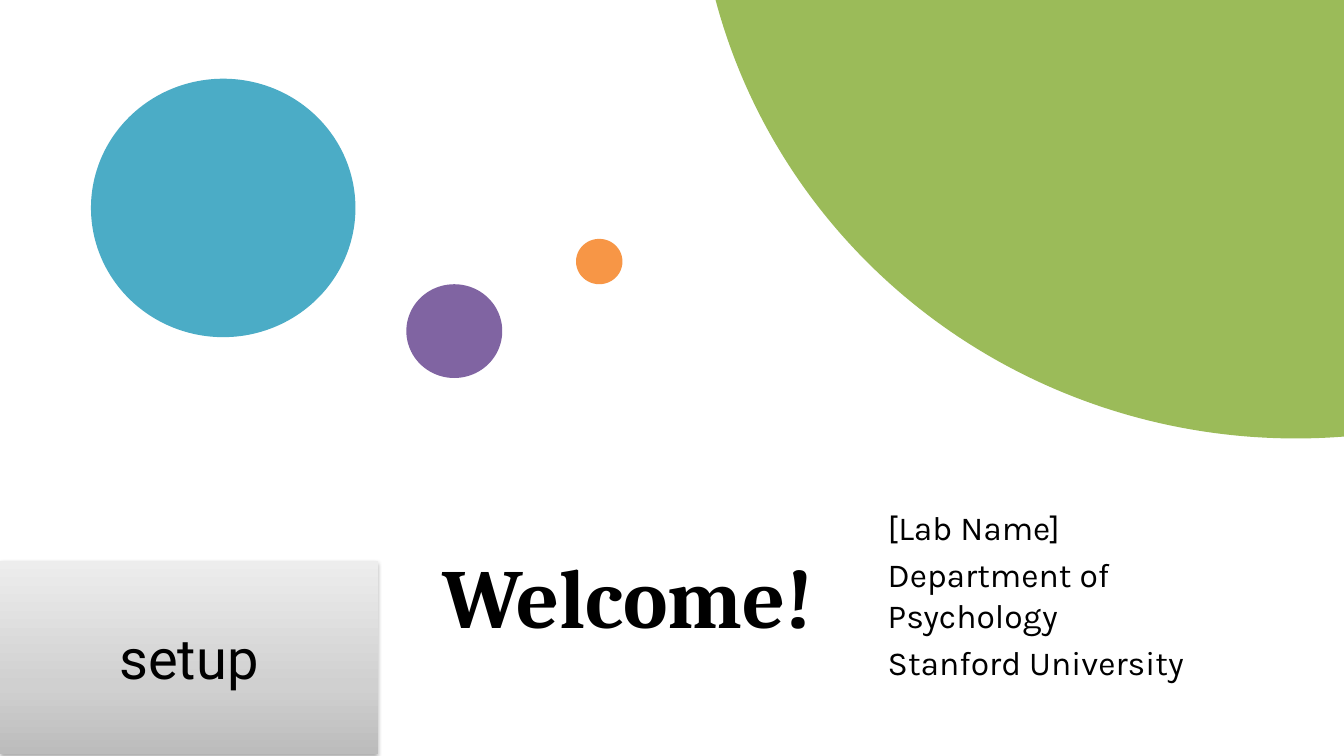
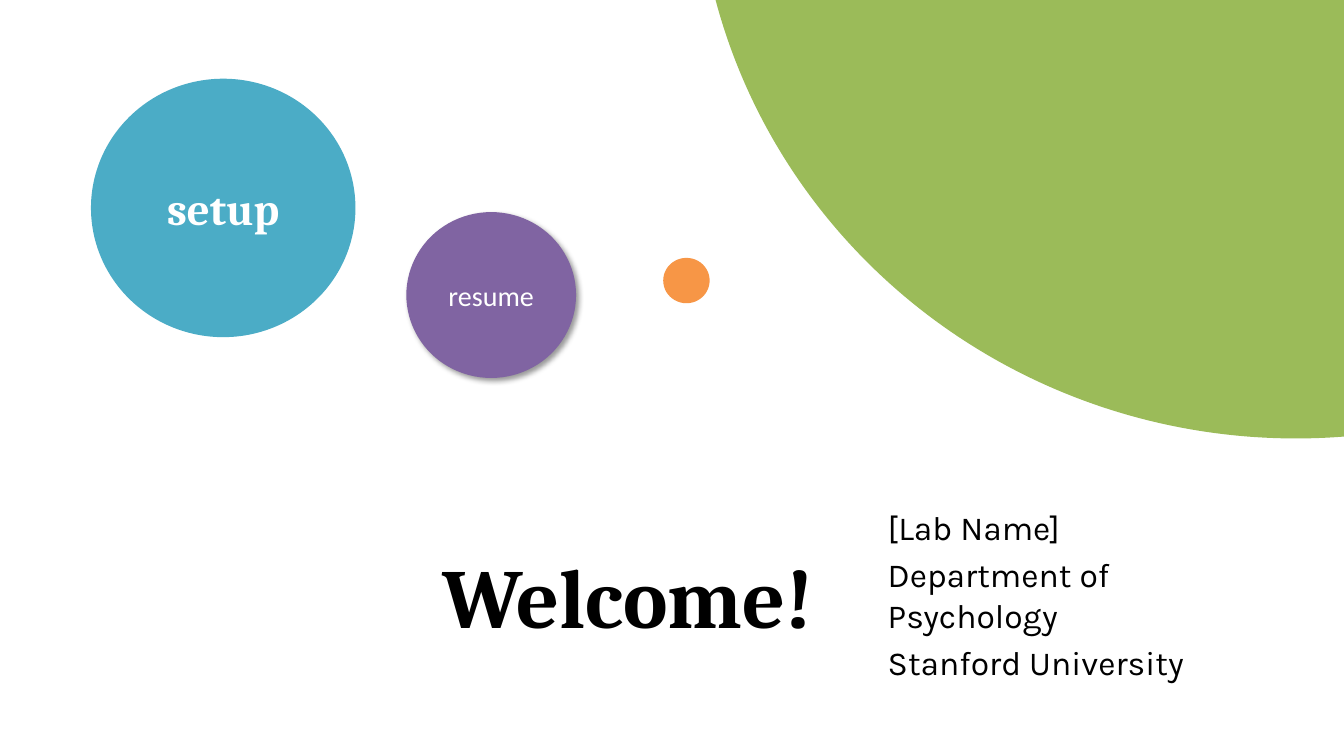
Before and after one commit to mariannazhang/PowerPoint-auto-coding, a slide deck: slide 1 of stimuli.pptm. Drawn at 1344x756 pixels with LibreOffice and Linux fonts; fonts in the diff are those of the drawing. Boxes give left, top, right and bottom in pixels: in the first picture for what was removed or moved away, otherwise in the second. Text is boxed around its words. In the diff, an @@ line names an element or a change of style, - is before the commit and + after.

Commit message:
make setup save to excel to keep participants blind to condition

```diff
--- a/stimuli.pptm
+++ b/stimuli.pptm
@@ text in ellipse at <box>167,199,279,235</box>: text added @@
+setup
@@ ellipse "resume": place and size @@
-ellipse "resume" at <box>406,284,502,378</box>
+ellipse "resume" at <box>406,212,576,378</box>
@@ ellipse "resume" at <box>406,212,576,378</box>: shadow on @@
@@ ellipse: place and size @@
-ellipse at <box>576,239,622,284</box>
+ellipse at <box>663,258,710,303</box>
@@ text in ellipse at <box>448,292,533,306</box>: text added @@
+resume
@@ action button blank removed at <box>0,561,378,754</box> @@
-setup
```
Also in this commit, not shown: 2 other slides changed, 2 other files.
